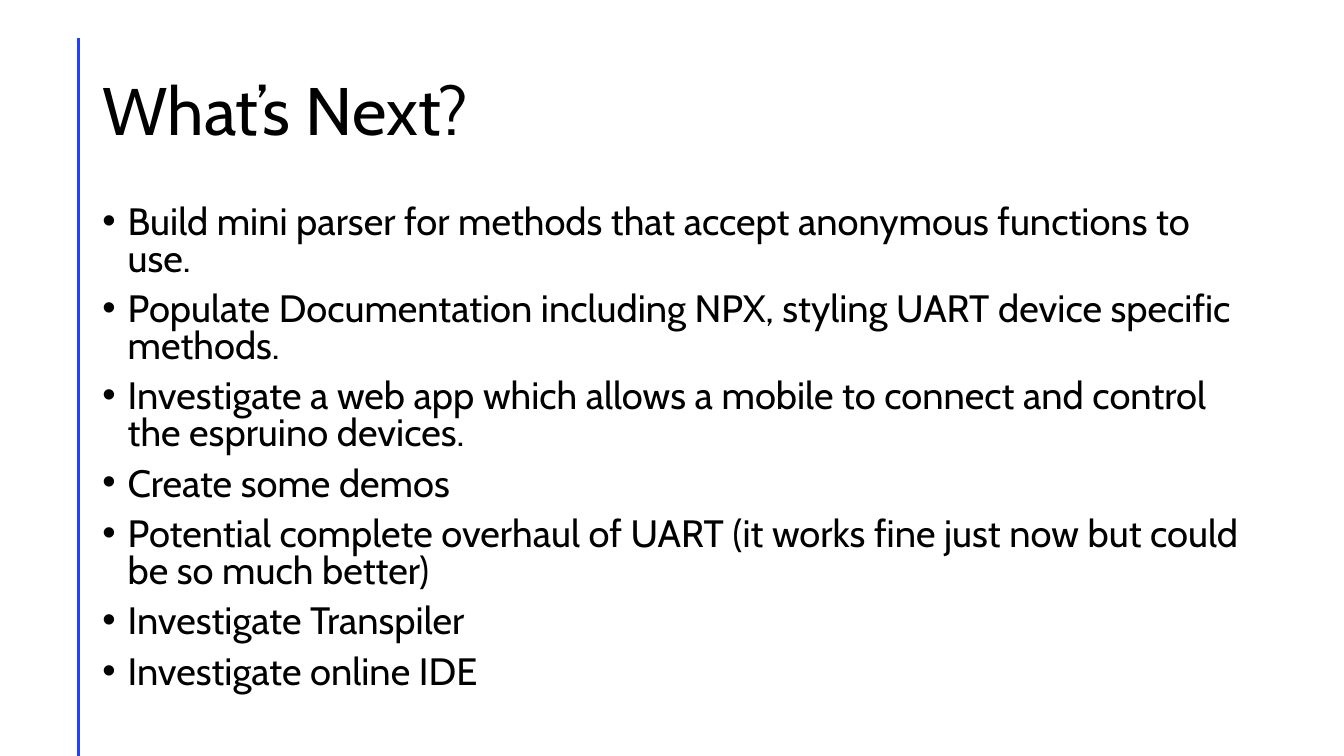
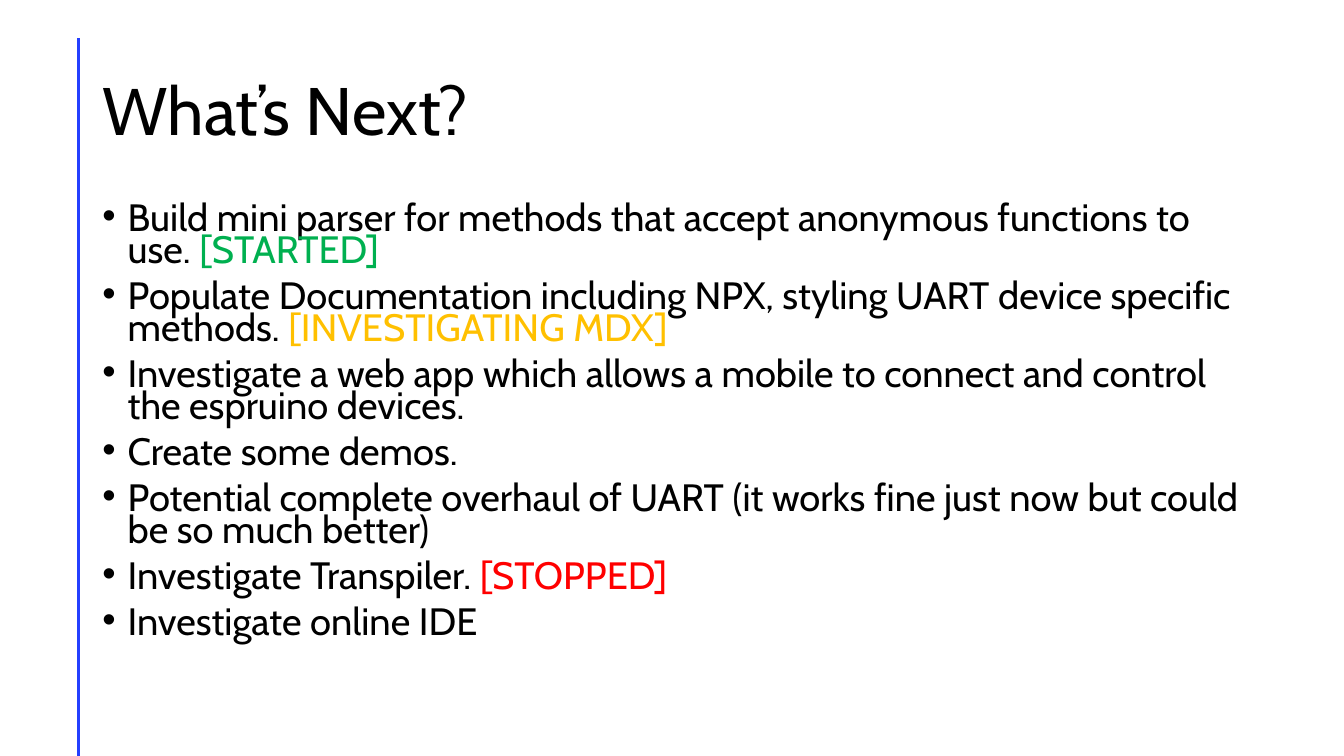
Before and after one commit to callummclu/dissertation, a slide deck: slide 10 of meetings/week 6/week6_presentation.pptx. Drawn at 1344x756 pixels with LibreOffice and Linux fonts; fonts in the diff are those of the drawing. Boxes give left, top, right and bottom in pixels: in the first picture for what was removed or moved away, otherwise in the second. Text is boxed around its words. In the diff, an @@ line names an element or a change of style, - is before the commit and + after.

Commit message:
updated presentation

```diff
--- a/meetings/week 6/week6_presentation.pptx
+++ b/meetings/week 6/week6_presentation.pptx
@@ text at bbox=[128, 202, 1231, 346]: text changed @@
-• Build mini parser for methods that accept anonymous functions to use.
-• Populate Documentation including NPX, styling UART device specific methods.
+• Build mini parser for methods that accept anonymous functions to use. [STARTED]
+• Populate Documentation including NPX, styling UART device specific methods. [INVESTIGATING MDX]
@@ text at bbox=[128, 358, 1238, 644]: line spacing 0.8 to 0.7 @@
@@ text at bbox=[128, 436, 458, 466]: text changed @@
-• Create some demos
+• Create some demos.
@@ text at bbox=[128, 560, 667, 598]: text changed @@
-• Investigate Transpiler
+• Investigate Transpiler. [STOPPED]
```
Also in this commit, not shown: 3 other slides changed, 1 slide added.
